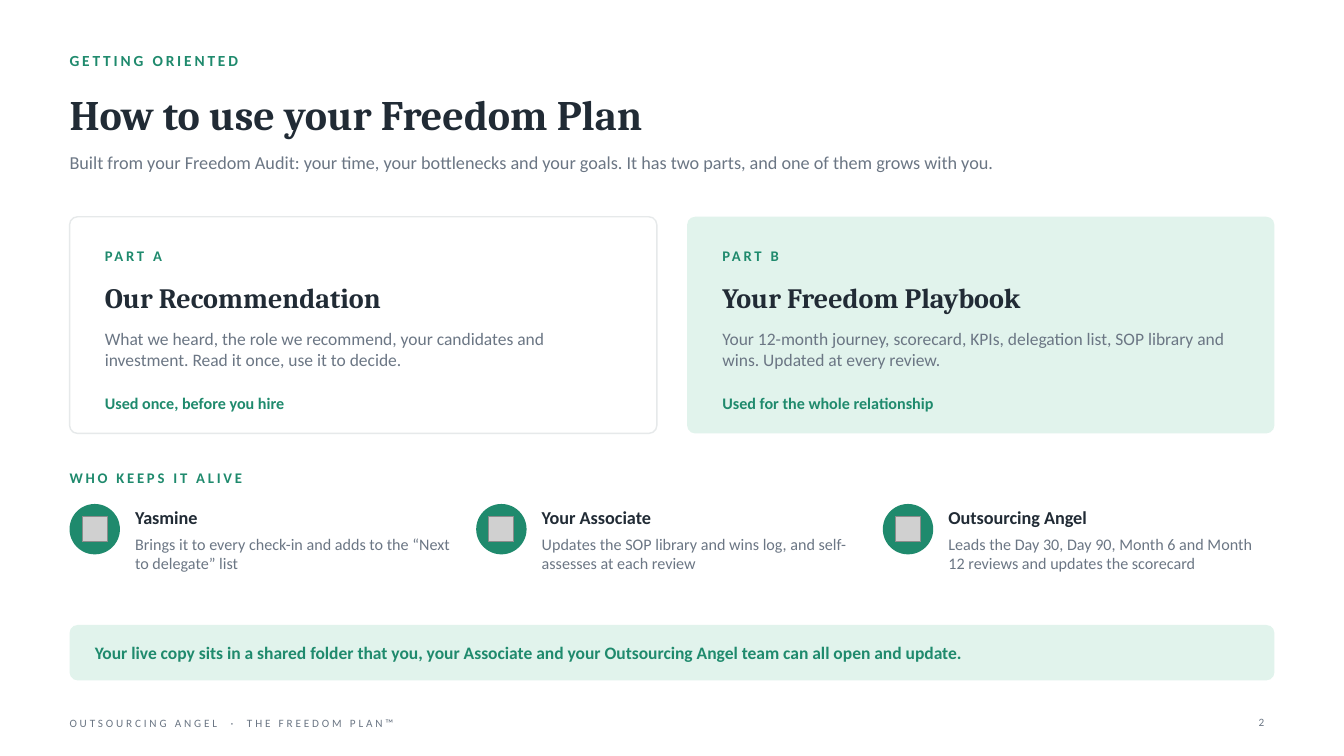
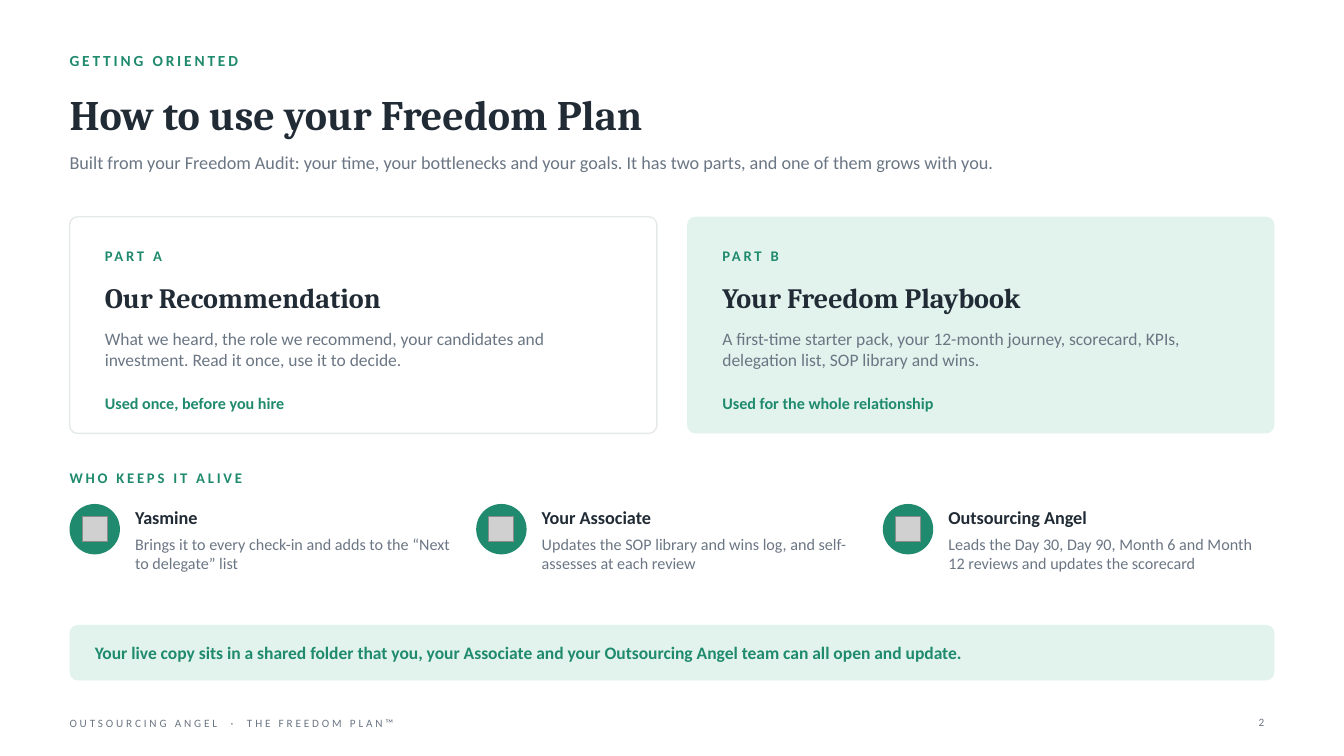
Before and after one commit to gail-gif/OA, a slide deck: slide 2 of Yasmine_Johnson_Freedom_Plan_v2.pptx. Drawn at 1344x756 pixels with LibreOffice and Linux fonts; fonts in the diff are those of the drawing; grey boxes stand for pictures. Boxes give left, top, right and bottom in pixels: in the first picture for what was removed or moved away, otherwise in the second. Text is boxed around its words. In the diff, an @@ line names an element or a change of style, - is before the commit and + after.

```diff
--- a/Yasmine_Johnson_Freedom_Plan_v2.pptx
+++ b/Yasmine_Johnson_Freedom_Plan_v2.pptx
@@ text at (722, 333, 1180, 369): text changed @@
-Your 12-month journey, scorecard, KPIs, delegation list, SOP library and wins. Updated at every review.
+A first-time starter pack, your 12-month journey, scorecard, KPIs, delegation list, SOP library and wins.
```
Also in this commit, not shown: 4 slides added.
